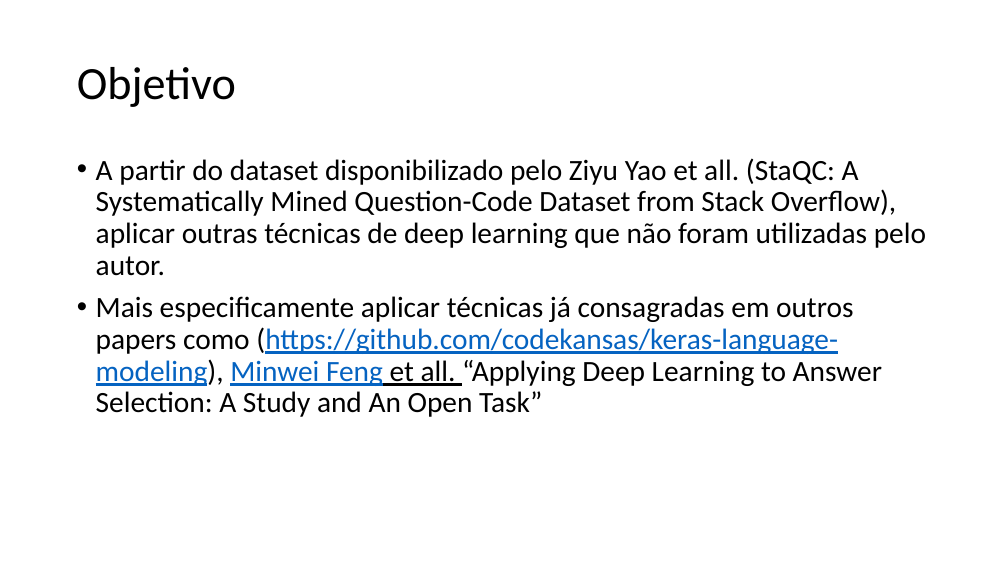
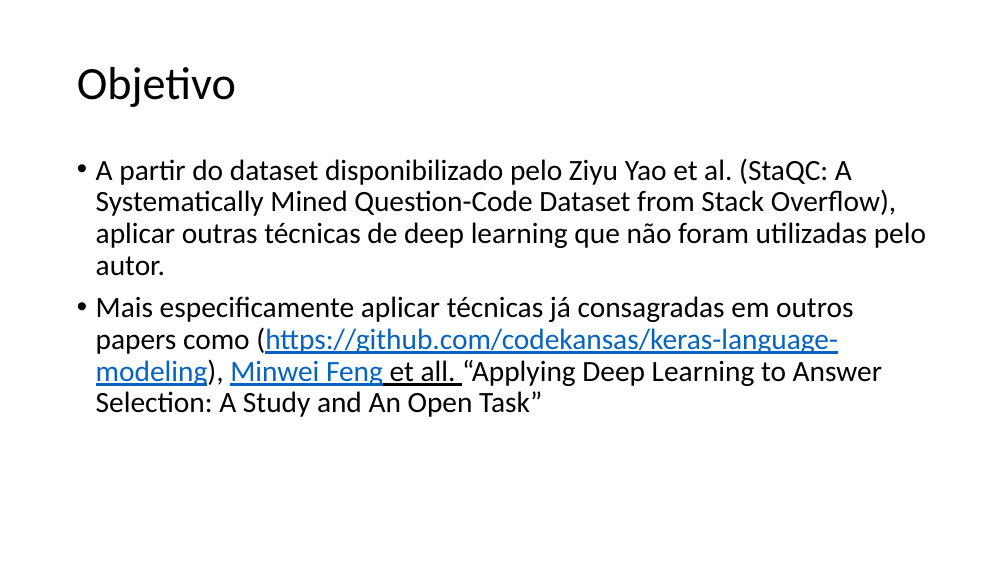
Before and after one commit to mrezende/Question-Answer-Selection, a slide deck: slide 3 of draft/presentation_draft.pptx. Drawn at 1008x567 pixels with LibreOffice and Linux fonts; fonts in the diff are those of the drawing. Boxes give left, top, right and bottom in pixels: in the first picture for what was removed or moved away, otherwise in the second. Text is boxed around its words. In the diff, an @@ line names an element or a change of style, - is before the commit and + after.

```diff
--- a/draft/presentation_draft.pptx
+++ b/draft/presentation_draft.pptx
@@ text at bbox=[96, 158, 926, 276]: text changed @@
-• A partir do dataset disponibilizado pelo Ziyu Yao et all. (StaQC: A Systematically Mined Question-Code Dataset from Stack Overflow), aplicar outras técnicas de deep learning que não foram utilizadas pelo autor.
+• A partir do dataset disponibilizado pelo Ziyu Yao et al. (StaQC: A Systematically Mined Question-Code Dataset from Stack Overflow), aplicar outras técnicas de deep learning que não foram utilizadas pelo autor.
```
Also in this commit, not shown: 1 other slide changed, 8 slides added, 1 other file.
